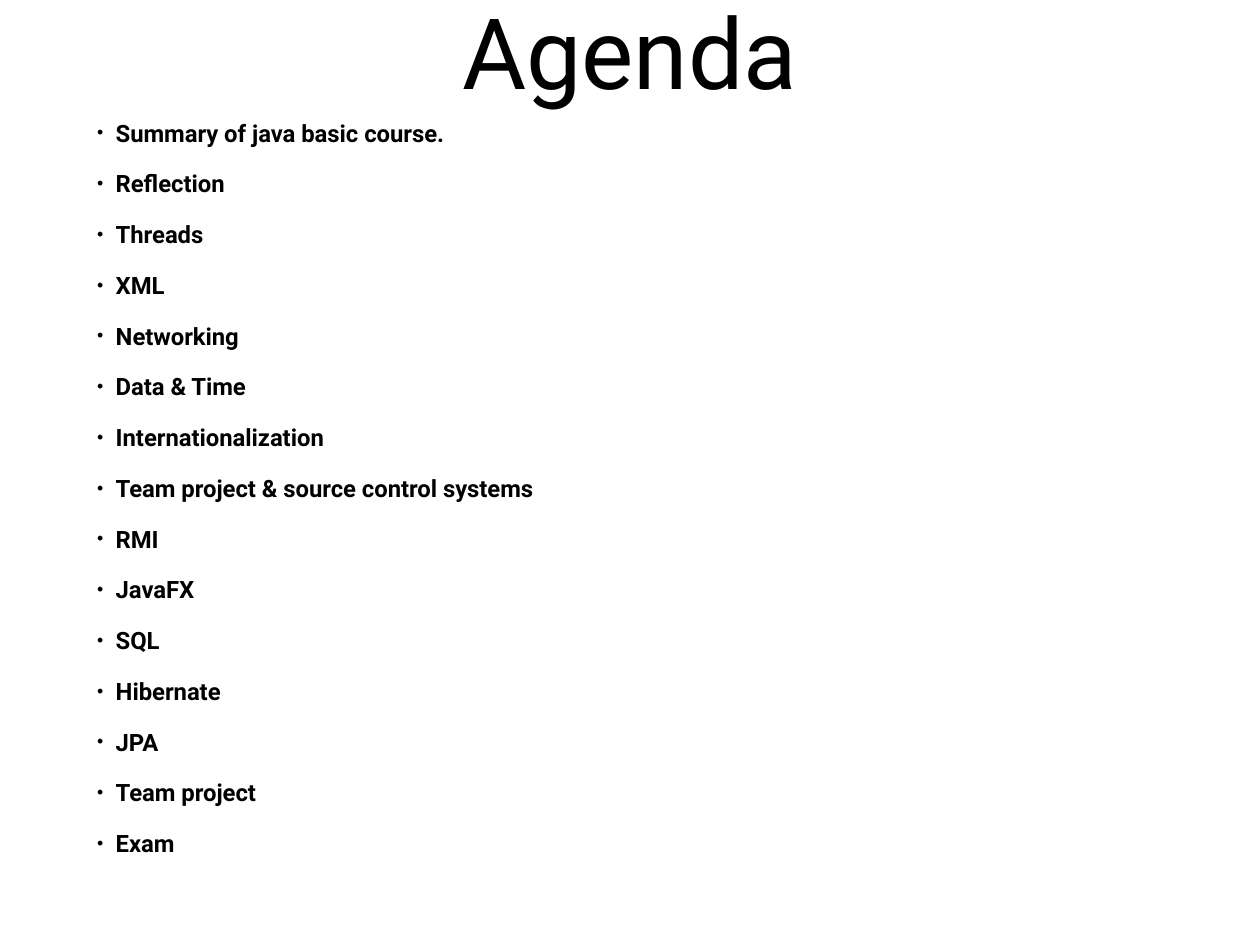
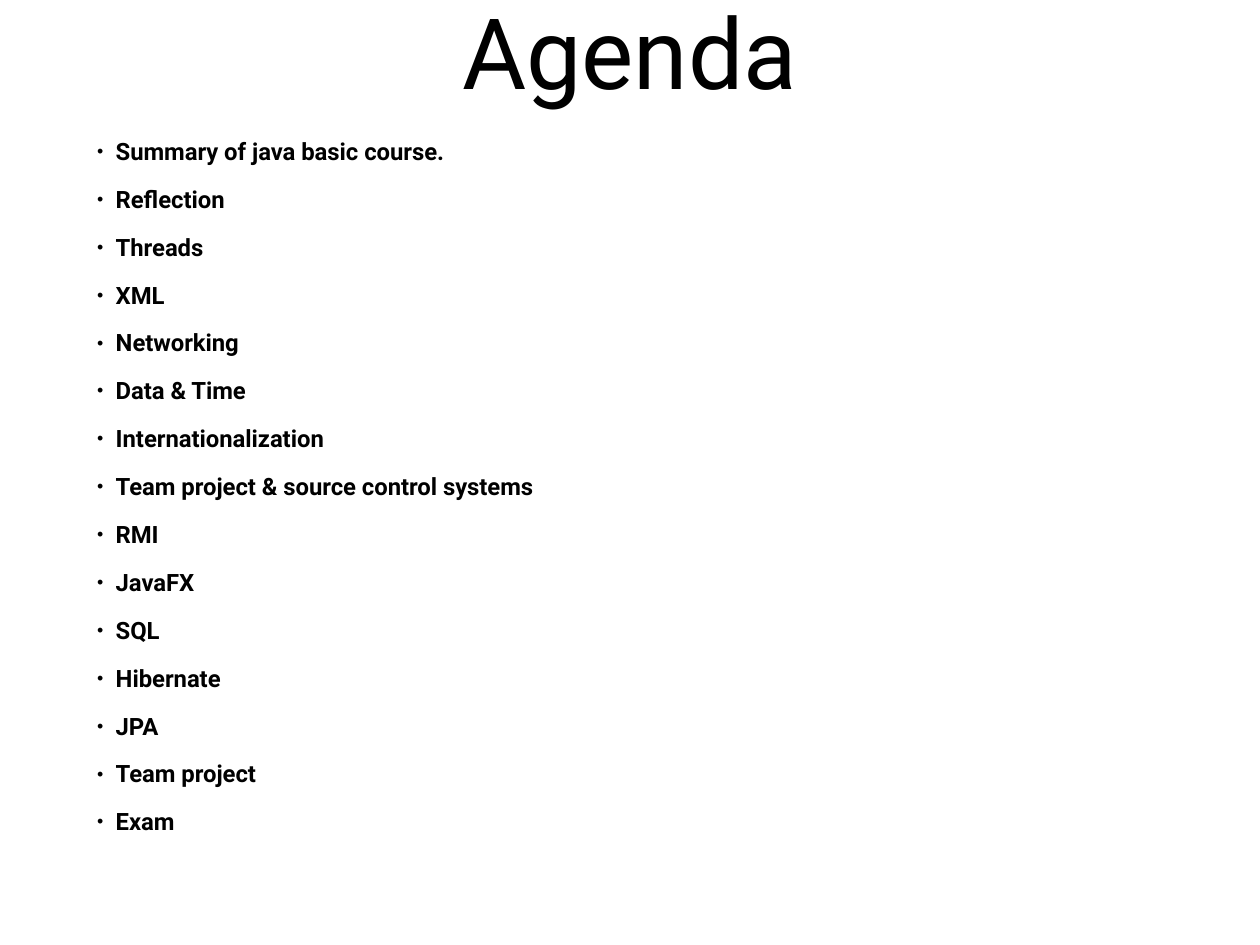
Before and after one commit to PragmaticBG/JavaCourse, a slide deck: slide 4 of 0 Java Advanced .pptx. Drawn at 1260x945 pixels with LibreOffice and Linux fonts; fonts in the diff are those of the drawing. Boxes give left, top, right and bottom in pixels: in the first picture for what was removed or moved away, otherwise in the second. Text is boxed around its words. In the diff, an @@ line names an element or a change of style, - is before the commit and + after.

```diff
--- a/0 Java Advanced .pptx
+++ b/0 Java Advanced .pptx
@@ text "Summary of java basic course." at box(116, 142, 533, 831): line spacing 1 to 0.9 @@
```
Also in this commit, not shown: 1 other slide changed, 1 slide added, 1 slide removed, 1 other file.
